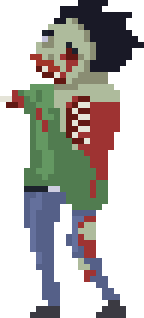
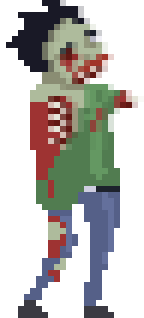
Layer changes from the first 144 × 318 image to the second:
"idle5": opacity 100% → 22%, painted on it over [0, 0, 144, 318]
painted on "idle4-6" over [6, 0, 138, 318]
painted on "idle3-7" over [12, 0, 132, 318]
painted on "idle2-8" over [6, 0, 138, 318]
hid "idle1-9", opacity 100% → 14%, painted on it over [0, 0, 144, 318]
